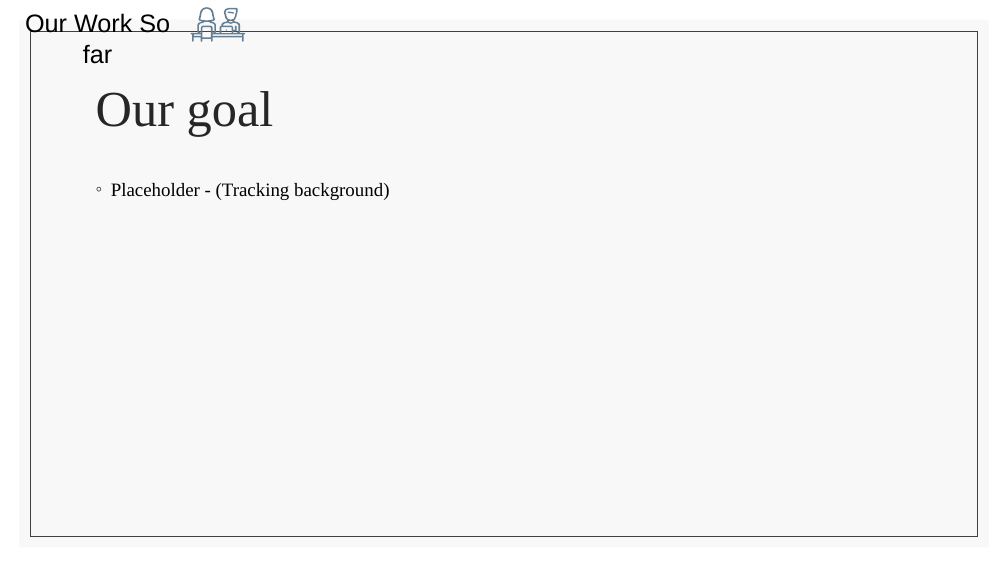
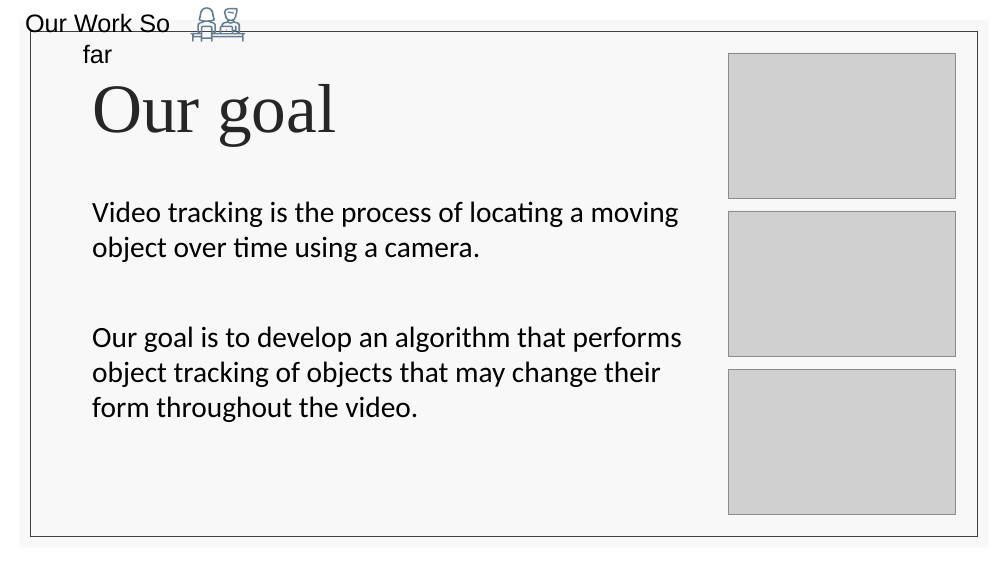
Before and after one commit to liordvir/AOTV, a slide deck: slide 7 of updated_presentation.pptx. Drawn at 1008x567 pixels with LibreOffice and Linux fonts; fonts in the diff are those of the drawing; grey boxes stand for pictures. Boxes give left, top, right and bottom in pixels: in the first picture for what was removed or moved away, otherwise in the second. Text is boxed around its words. In the diff, an @@ line names an element or a change of style, - is before the commit and + after.

```diff
--- a/updated_presentation.pptx
+++ b/updated_presentation.pptx
@@ title "Our goal" at bbox=[92, 84, 336, 146]: size 48 to 66 pt @@
@@ picture added at bbox=[729, 53, 956, 198] @@
@@ text at bbox=[92, 201, 682, 422]: text changed; size 18 to 28 pt; font Times New Roman to Calibri @@
-◦ Placeholder - (Tracking background)
+Video tracking is the process of locating a moving object over time using a camera.
+Our goal is to develop an algorithm that performs object tracking of objects that may change their form throughout the video.
@@ picture added at bbox=[729, 211, 956, 356] @@
@@ picture added at bbox=[729, 370, 956, 514] @@
```
Also in this commit, not shown: 3 other slides changed, 1 other file.
